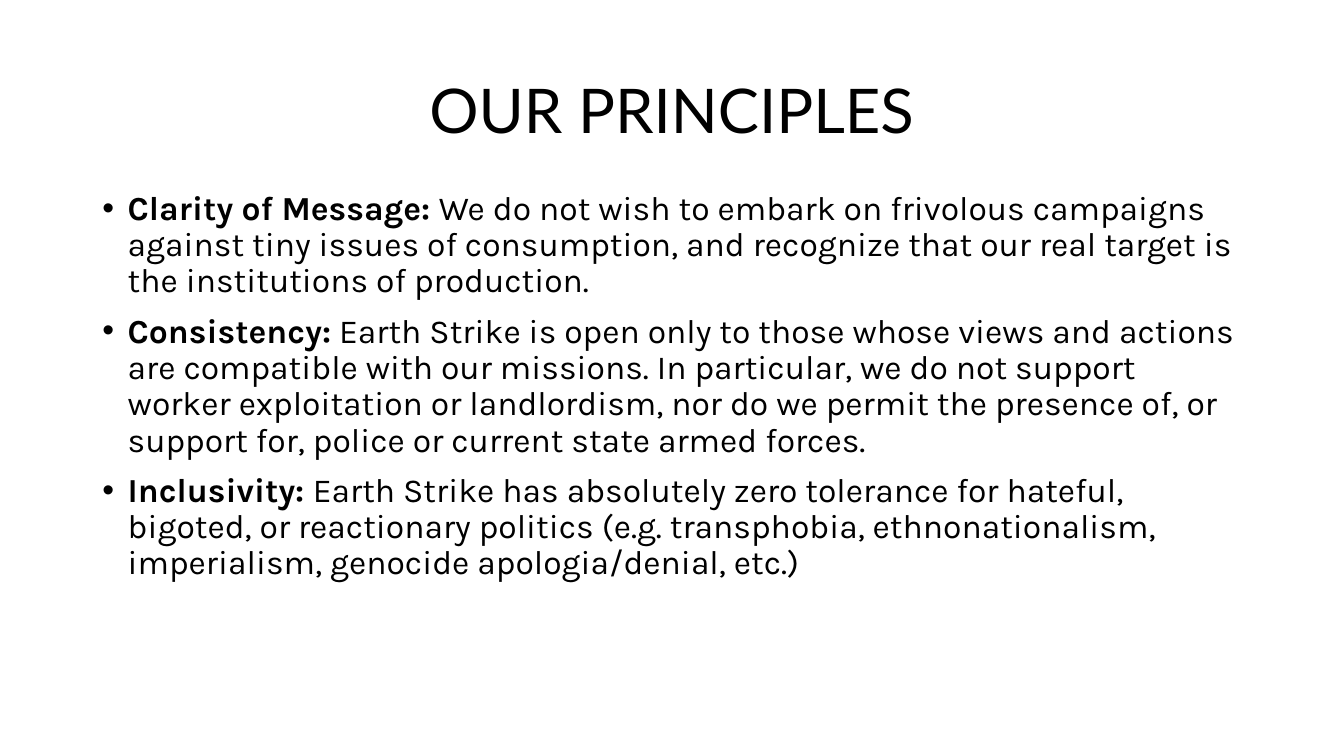
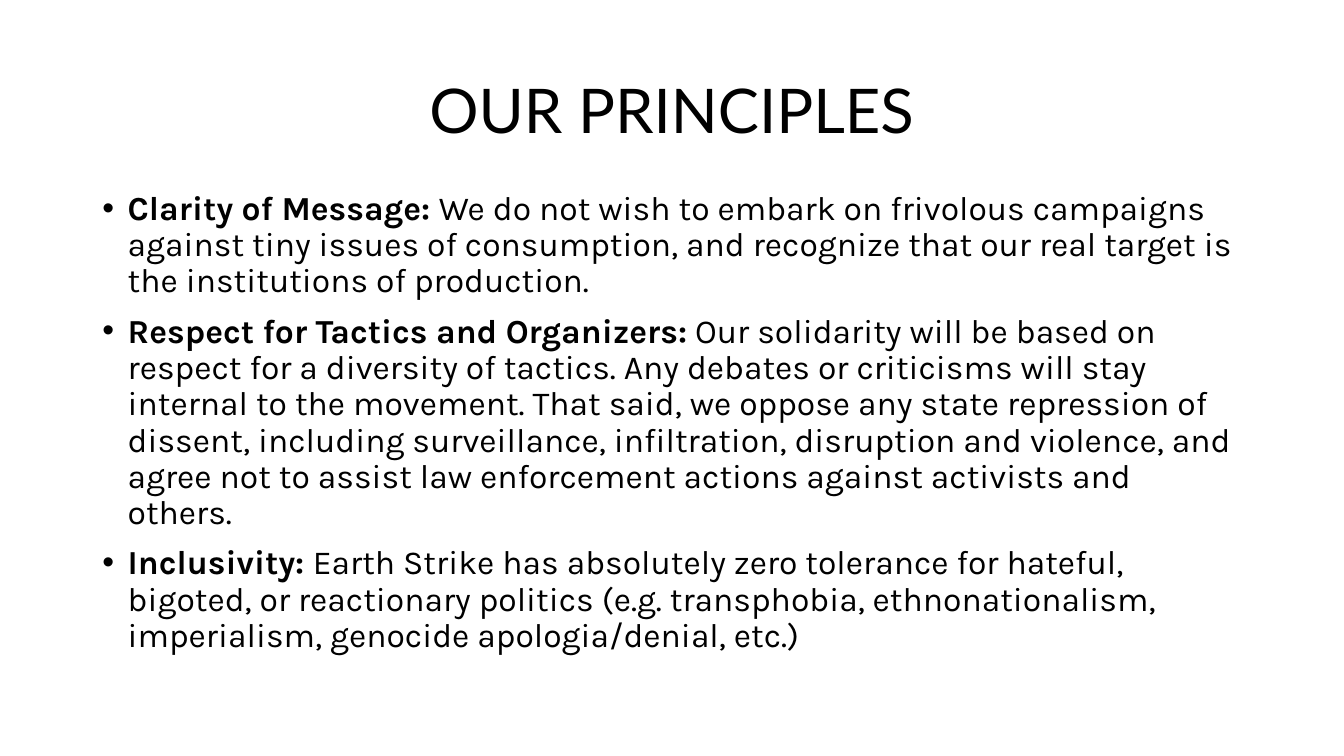
Before and after one commit to earthstrike/materials, a slide deck: slide 14 of general/powerpoint/powerpoint.pptx. Drawn at 1344x756 pixels with LibreOffice and Linux fonts; fonts in the diff are those of the drawing; background and template pictures are left out. Boxes give left, top, right and bottom in pixels: in the first picture for what was removed or moved away, otherwise in the second. Text is boxed around its words. In the diff, an @@ line names an element or a change of style, - is before the commit and + after.

Commit message:
more banners, update powerpoint, logo for toronto

```diff
--- a/general/powerpoint/powerpoint.pptx
+++ b/general/powerpoint/powerpoint.pptx
@@ text at <box>128,319,1231,525</box>: text changed @@
-• Consistency: Earth Strike is open only to those whose views and actions are compatible with our missions. In particular, we do not support worker exploitation or landlordism, nor do we permit the presence of, or support for, police or current state armed forces.
+• Respect for Tactics and Organizers: Our solidarity will be based on respect for a diversity of tactics. Any debates or criticisms will stay internal to the movement. That said, we oppose any state repression of dissent, including surveillance, infiltration, disruption and violence, and agree not to assist law enforcement actions against activists and others.
```
Also in this commit, not shown: 9 other files.
